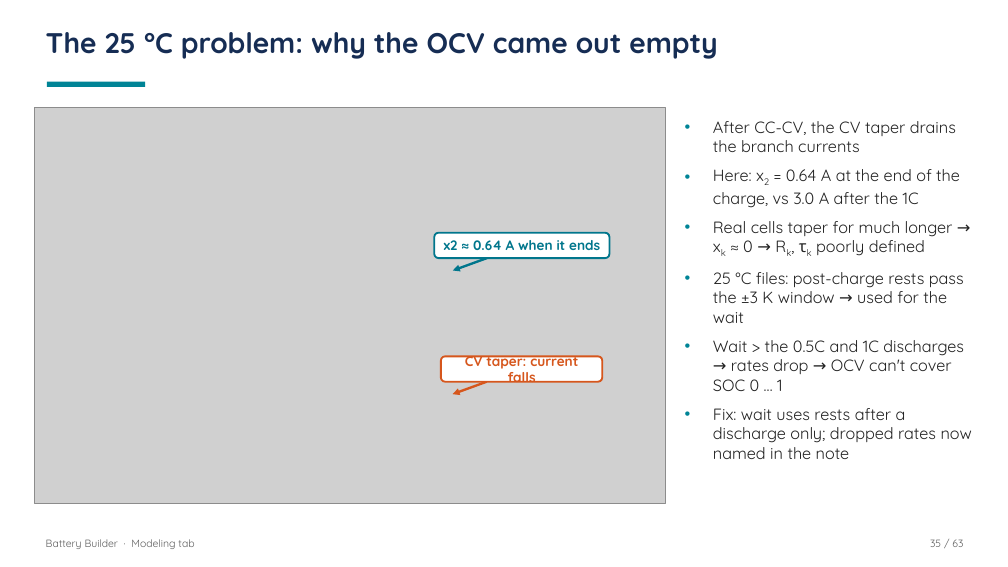
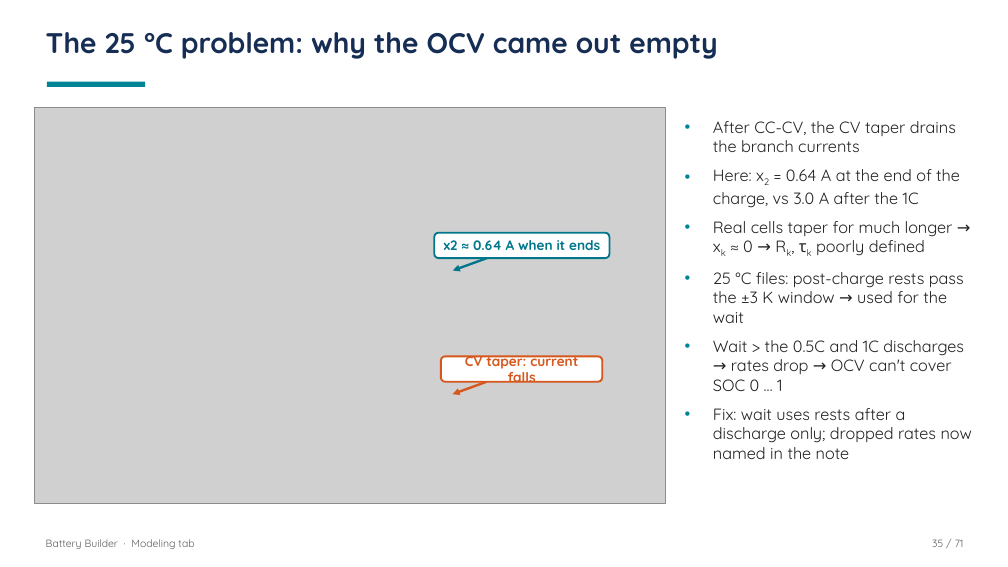
Before and after one commit to nathanhambleton1/BatteryBuilder, a slide deck: slide 35 of Modeling_Tab_Presentation.pptx. Drawn at 1008x567 pixels with LibreOffice and Linux fonts; fonts in the diff are those of the drawing; grey boxes stand for pictures. Boxes give left, top, right and bottom in pixels: in the first picture for what was removed or moved away, otherwise in the second. Text is boxed around its words. In the diff, an @@ line names an element or a change of style, - is before the commit and + after.

```diff
--- a/Modeling_Tab_Presentation.pptx
+++ b/Modeling_Tab_Presentation.pptx
@@ text at [932,539,964,547]: text changed @@
-35 / 63
+35 / 71
```
Also in this commit, not shown: 50 other slides changed, 8 slides added, 17 other files.
